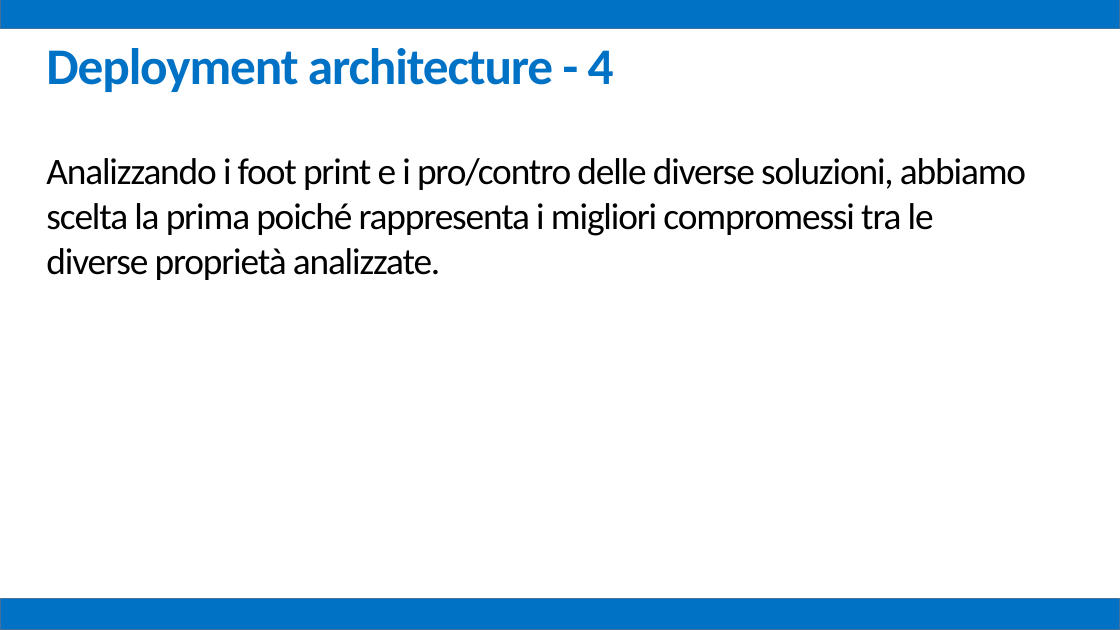
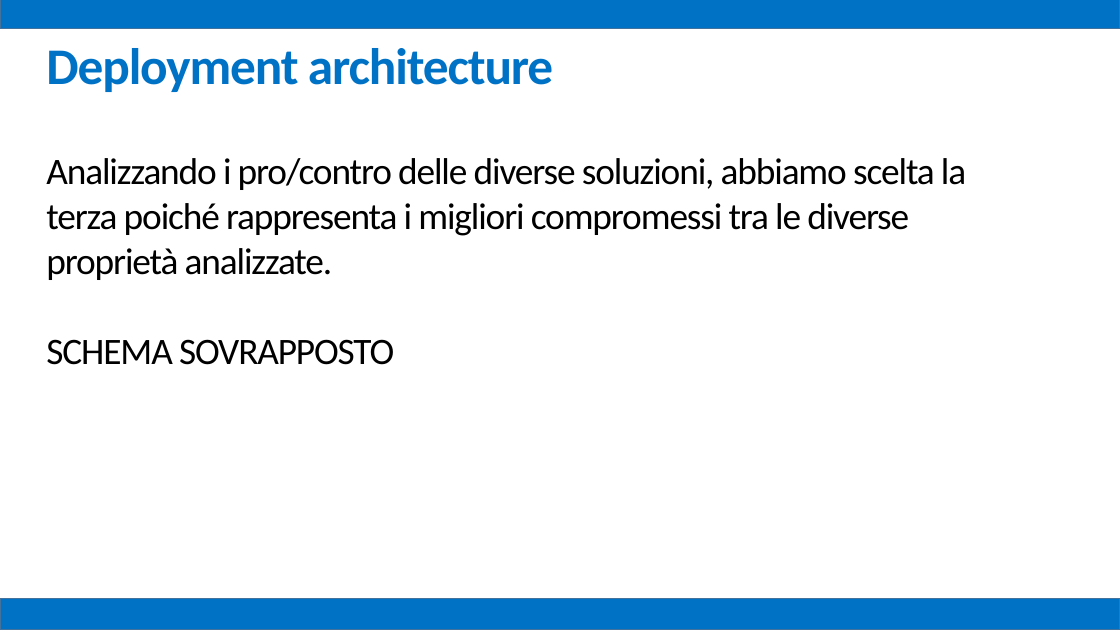
Before and after one commit to mz1991/ProgettoFebbraio2015, a slide deck: slide 40 of Febbraio 2015.pptx. Drawn at 1120x630 pixels with LibreOffice and Linux fonts; fonts in the diff are those of the drawing. Boxes give left, top, right and bottom in pixels: in the first picture for what was removed or moved away, otherwise in the second. Text is boxed around its words. In the diff, an @@ line names an element or a change of style, - is before the commit and + after.

```diff
--- a/Febbraio 2015.pptx
+++ b/Febbraio 2015.pptx
@@ text at (46,48,553,92): text changed @@
-Deployment architecture - 4
+Deployment architecture
@@ text at (46,158,966,365): text changed @@
-Analizzando i foot print e i pro/contro delle diverse soluzioni, abbiamo scelta la prima poiché rappresenta i migliori compromessi tra le diverse proprietà analizzate.
+Analizzando i pro/contro delle diverse soluzioni, abbiamo scelta la terza poiché rappresenta i migliori compromessi tra le diverse proprietà analizzate.
+SCHEMA SOVRAPPOSTO
```
Also in this commit, not shown: 24 other slides changed.
